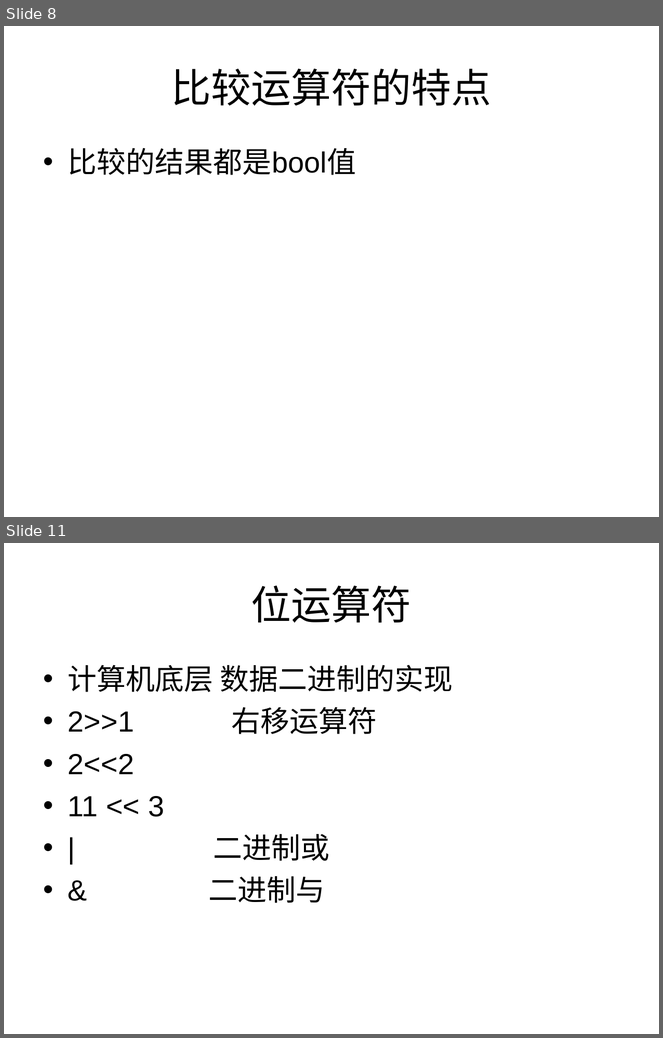
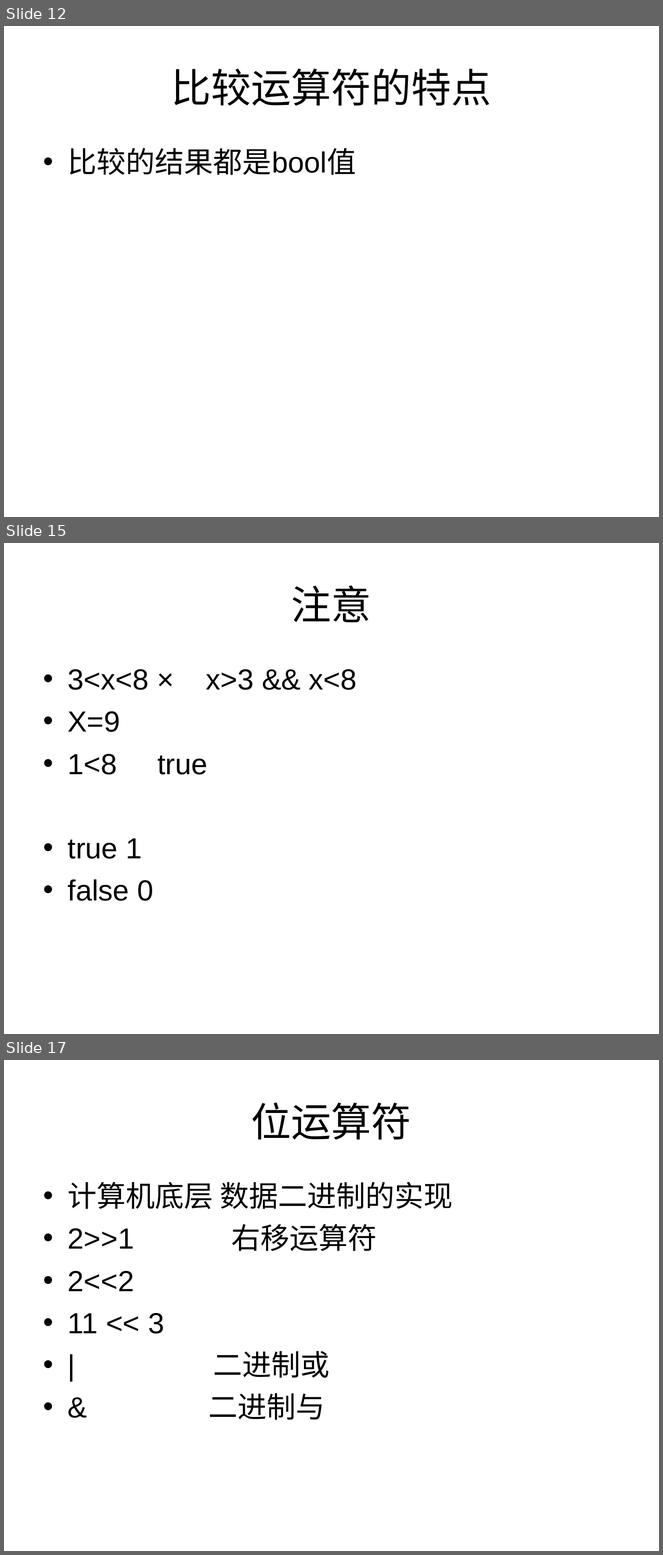
Before and after one commit to cd-vr1class/homework, a slide deck: ppt/7-7js输入输出语句、运算符.ppt. Shown one above the other, each under a label of ours: slides 8 and 11 before the commit, slides 12, 15 and 17 after it; the slides between them are not shown. The pictures are 663x1038 and 663x1555 pixels, drawn with LibreOffice and Linux fonts; fonts in the diff are those of the drawing. Boxes give left, top, right and bottom in pixels: in the first picture for what was removed or moved away, otherwise in the second. Text is boxed around its words. In the diff, an @@ line names an element or a change of style, - is before the commit and + after.

```diff
--- a/ppt/7-7js输入输出语句、运算符.ppt
+++ b/ppt/7-7js输入输出语句、运算符.ppt
@@ slide 15 added at (4,543,659,1034), background #FFFFFF @@
@@ title added at (292,585,372,623), 44 pt, text #000000 @@
+注意
@@ text added at (68,669,357,901), 32 pt, text #000000 @@
+• 3<x<8 × x>3 && x<8
+• X=9
+• 1<8 true
+• true 1
+• false 0
@@ what was slide 8 is now slide 12 @@
@@ what was slide 11 is now slide 17 @@
```
Also in this commit, not shown: 5 slides changed, 3 other slides added, 3 slides removed, 2 other files.
